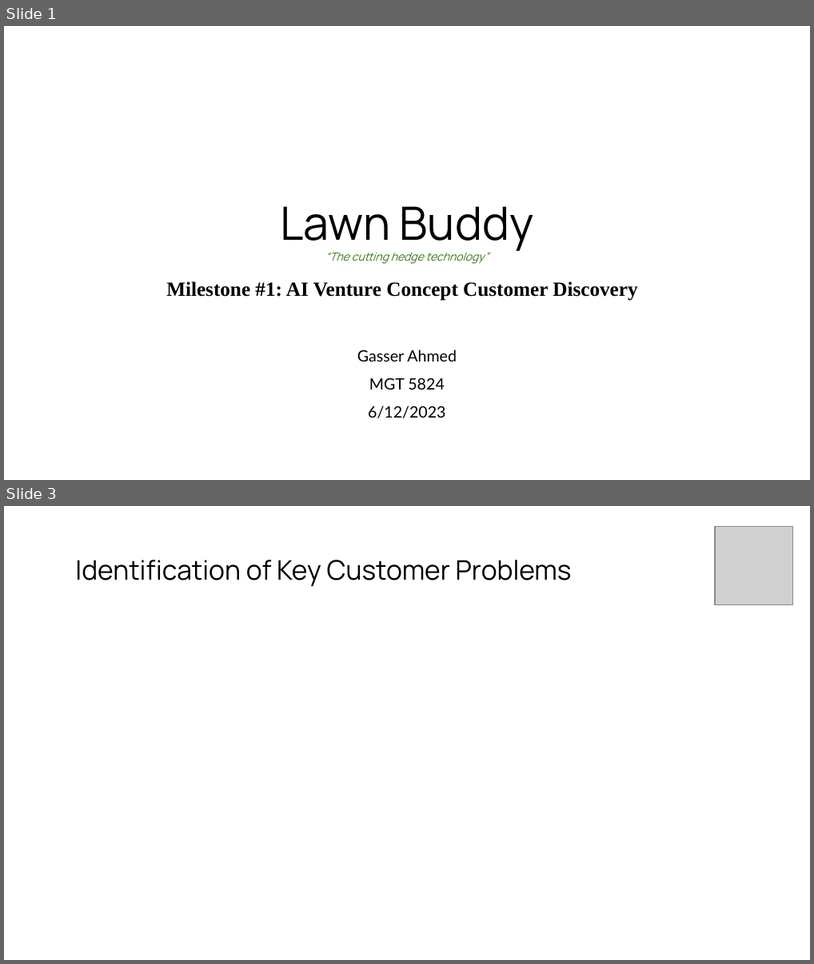
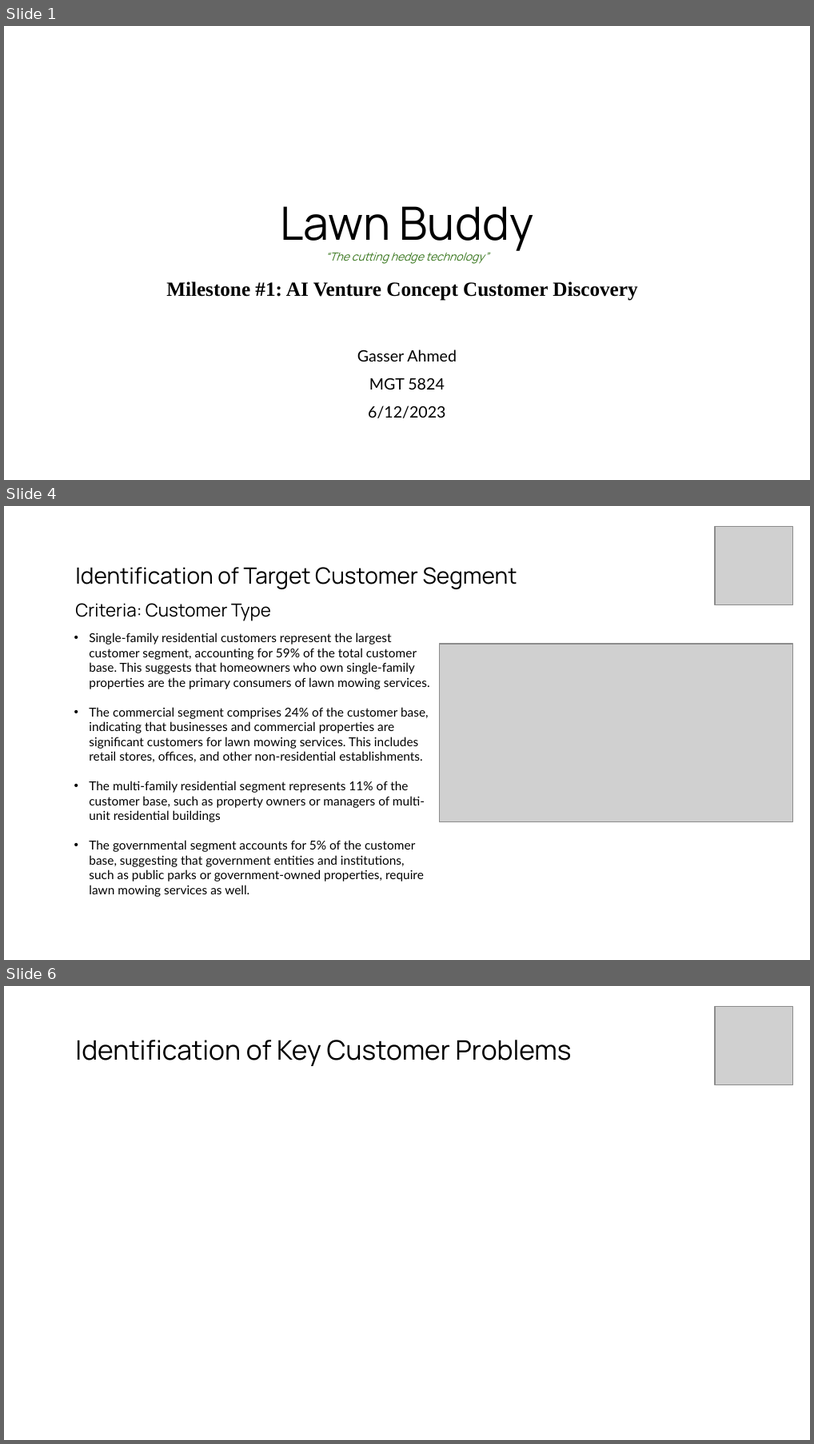
Before and after one commit to gasserahmed/VT-MIT, a slide deck: MGT5824-Tech-based Entrepreneurship/Assignments/Milestone #1 - AI Venture Concept Customer Discovery/gasser18-milestone1_customer_discovery_slides.pptx. Shown one above the other, each under a label of ours: slides 1 and 3 before the commit, slides 1, 4 and 6 after it; the slides between them are not shown. The pictures are 814x964 and 814x1444 pixels, drawn with LibreOffice and Linux fonts; fonts in the diff are those of the drawing; grey boxes stand for pictures. Boxes give left, top, right and bottom in pixels: in the first picture for what was removed or moved away, otherwise in the second. Text is boxed around its words. In the diff, an @@ line names an element or a change of style, - is before the commit and + after.

```diff
--- a/MGT5824-Tech-based Entrepreneurship/Assignments/Milestone #1 - AI Venture Concept Customer Discovery/gasser18-milestone1_customer_discovery_slides.pptx
+++ b/MGT5824-Tech-based Entrepreneurship/Assignments/Milestone #1 - AI Venture Concept Customer Discovery/gasser18-milestone1_customer_discovery_slides.pptx
@@ slide 4 added at (4,506,810,960), background #FFFFFF @@
@@ picture added at (715,527,794,605) @@
@@ title added at (75,567,518,621), 20 pt, text #000000 @@
+Identification of Target Customer Segment
+Criteria: Customer Type
@@ text added at (89,632,430,896), 11 pt, text #000000 @@
+• Single-family residential customers represent the largest customer segment, accounting for 59% of the total customer base. This suggests that homeowners who own single-family properties are the primary consumers of lawn mowing services.
+• The commercial segment comprises 24% of the customer base, indicating that businesses and commercial properties are significant customers for lawn mowing services. This includes retail stores, offices, and other non-residential establishments.
+• The multi-family residential segment represents 11% of the customer base, such as property owners or managers of multi-unit residential buildings
+• The governmental segment accounts for 5% of the customer base, suggesting that government entities and institutions, such as public parks or government-owned properties, require lawn mowing services as well.
@@ picture added at (439,644,794,822) @@
@@ what was slide 3 is now slide 6 @@
```
Also in this commit, not shown: 1 slide changed, 2 other slides added, 9 other files.
